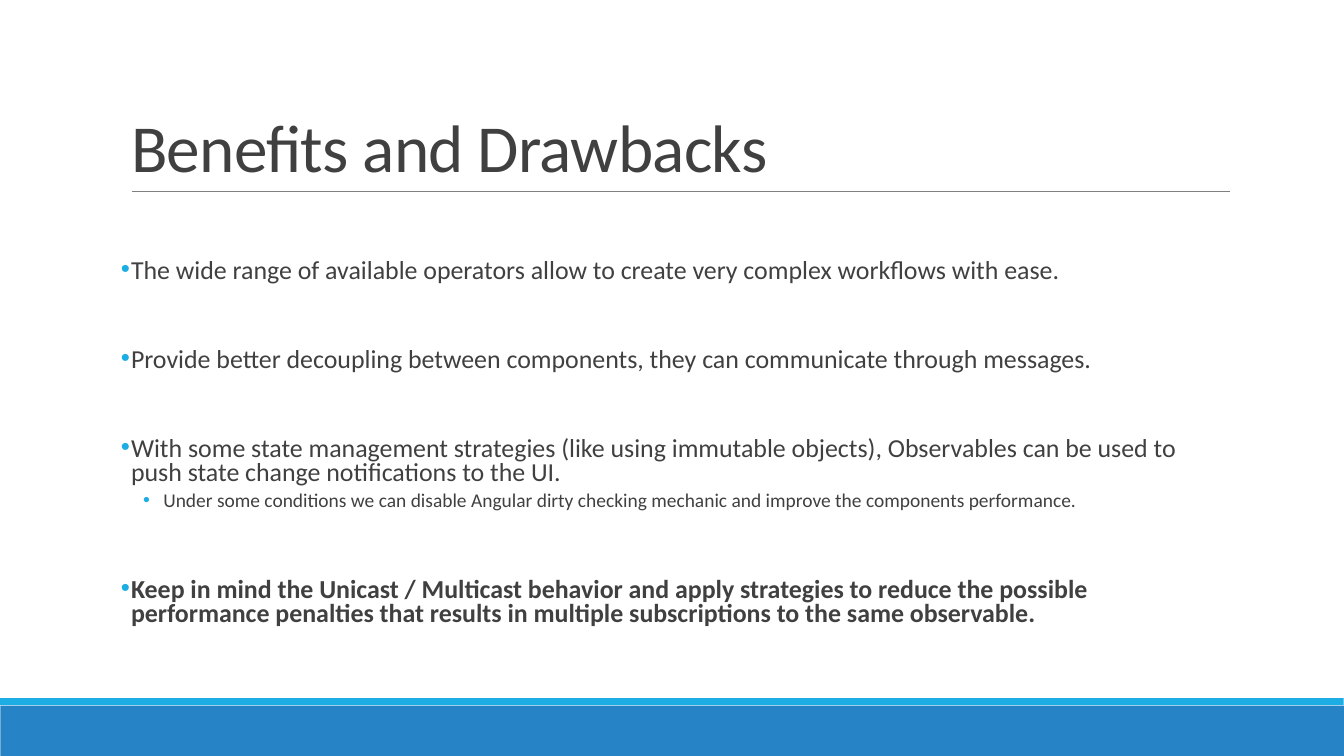
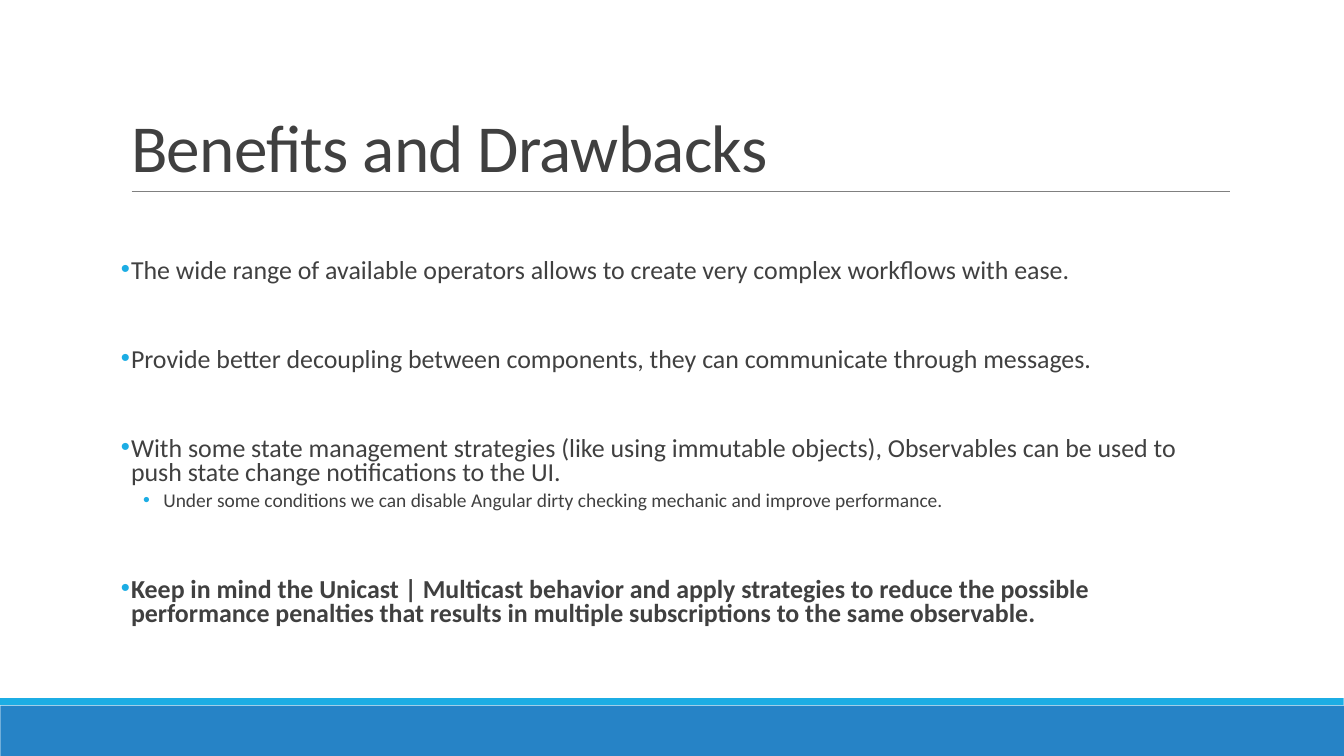
Before and after one commit to AGiorgetti/rxjs101, a slide deck: slide 29 of ReactiveProgramming_RxJS.pptx (slide 27 before the commit). Drawn at 1344x756 pixels with LibreOffice and Linux fonts; fonts in the diff are those of the drawing. Boxes give left, top, right and bottom in pixels: in the first picture for what was removed or moved away, otherwise in the second. Text is boxed around its words. In the diff, an @@ line names an element or a change of style, - is before the commit and + after.

```diff
--- a/ReactiveProgramming_RxJS.pptx
+++ b/ReactiveProgramming_RxJS.pptx
@@ text at (131,261,1069,284): text changed @@
-• The wide range of available operators allow to create very complex workflows with ease.
+• The wide range of available operators allows to create very complex workflows with ease.
@@ text at (131,493,1089,626): text changed @@
-  • Under some conditions we can disable Angular dirty checking mechanic and improve the components performance.
-• Keep in mind the Unicast / Multicast behavior and apply strategies to reduce the possible performance penalties that results in multiple subscriptions to the same observable.
+  • Under some conditions we can disable Angular dirty checking mechanic and improve performance.
+• Keep in mind the Unicast | Multicast behavior and apply strategies to reduce the possible performance penalties that results in multiple subscriptions to the same observable.
```
Also in this commit, not shown: 9 other slides changed, 2 slides added, 1 slide removed, 19 other files.
